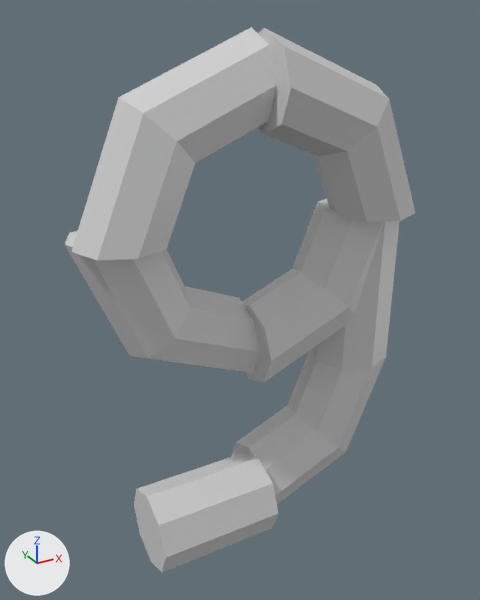
What one commit did to the COLLADA model assets/models/nine-3.dae.
One viewpoint serves both versions: a camera (50 mm lens) standing at (-3.52, -6.16, 3.17) and looking at (-0.09, 0.08, 0.06). Every picture has the same lights, and +X, +Y and +Z are marked at lower left. Where no turn or scale is listed for an object, it has been applied to the vertices.
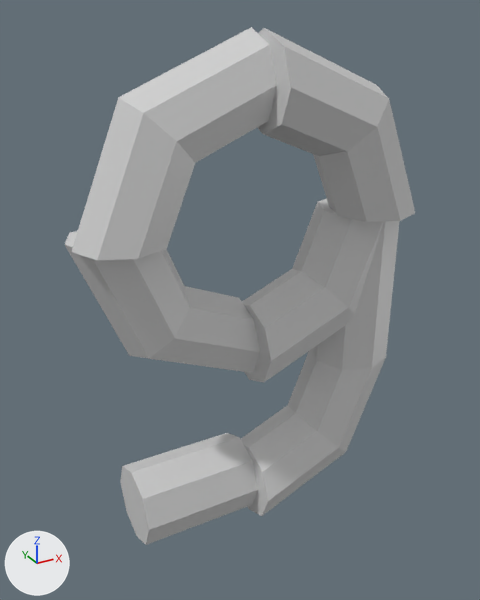
What differs and where, as boxes [x1, y1, x2, y2] in the pictures (480 x 600 px):
'Stem_8_001', moved
    before: [134, 452, 279, 572]
    after: [120, 433, 258, 545]

The change, as a list of edits to the scene's bpy script:
```text
Change ob_stem_8_001:
    ob_stem_8_001.location: (-0.75, -0.25, -2.5) -> (-0.75, 0.25, -2.5)
```
